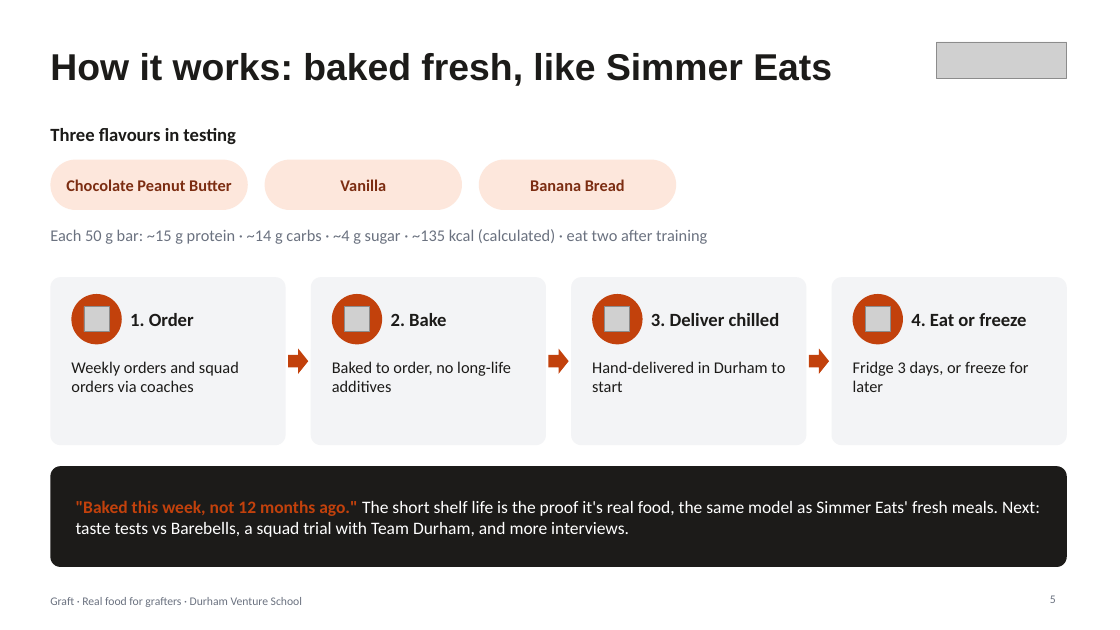
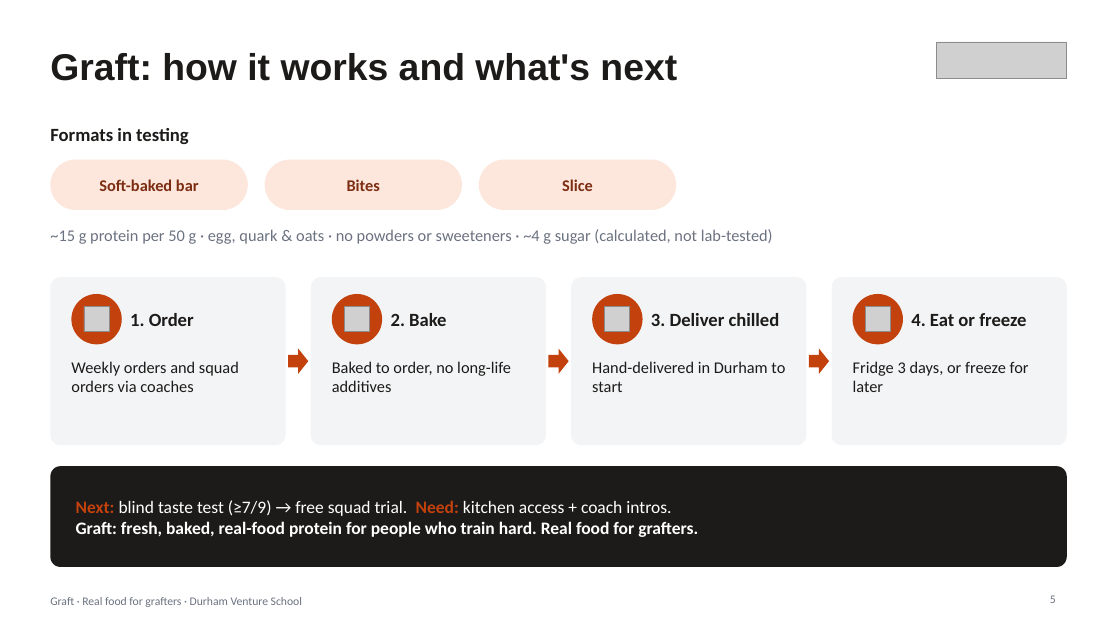
Before and after one commit to ewanh2005-alt/Ewan, a slide deck: slide 5 of 09-pitch/pitch-deck.pptx. Drawn at 1120x630 pixels with LibreOffice and Linux fonts; fonts in the diff are those of the drawing; grey boxes stand for pictures. Boxes give left, top, right and bottom in pixels: in the first picture for what was removed or moved away, otherwise in the second. Text is boxed around its words. In the diff, an @@ line names an element or a change of style, - is before the commit and + after.

```diff
--- a/09-pitch/pitch-deck.pptx
+++ b/09-pitch/pitch-deck.pptx
@@ title at box(50, 53, 677, 81): text changed @@
-How it works: baked fresh, like Simmer Eats
+Graft: how it works and what's next
@@ text at box(50, 128, 189, 144): text changed @@
-Three flavours in testing
+Formats in testing
@@ text at box(99, 179, 199, 191): text changed @@
-Chocolate Peanut Butter
+Soft-baked bar
@@ text at box(347, 179, 380, 191): text changed @@
-Vanilla
+Bites
@@ text at box(562, 179, 593, 191): text changed @@
-Banana Bread
+Slice
@@ text at box(50, 229, 773, 244): text changed @@
-Each 50 g bar: ~15 g protein · ~14 g carbs · ~4 g sugar · ~135 kcal (calculated) · eat two after training
+~15 g protein per 50 g · egg, quark & oats · no powders or sweeteners · ~4 g sugar (calculated, not lab-tested)
@@ text at box(76, 500, 698, 537): text changed; bold on @@
-"Baked this week, not 12 months ago." The short shelf life is the proof it's real food, the same model as Simmer Eats' fresh meals. Next: taste tests vs Barebells, a squad trial with Team Durham, and more interviews.
+Next: blind taste test (≥7/9) → free squad trial. Need: kitchen access + coach intros.
+Graft: fresh, baked, real-food protein for people who train hard. Real food for grafters.
```
Also in this commit, not shown: 3 other slides changed, 3 other files.
